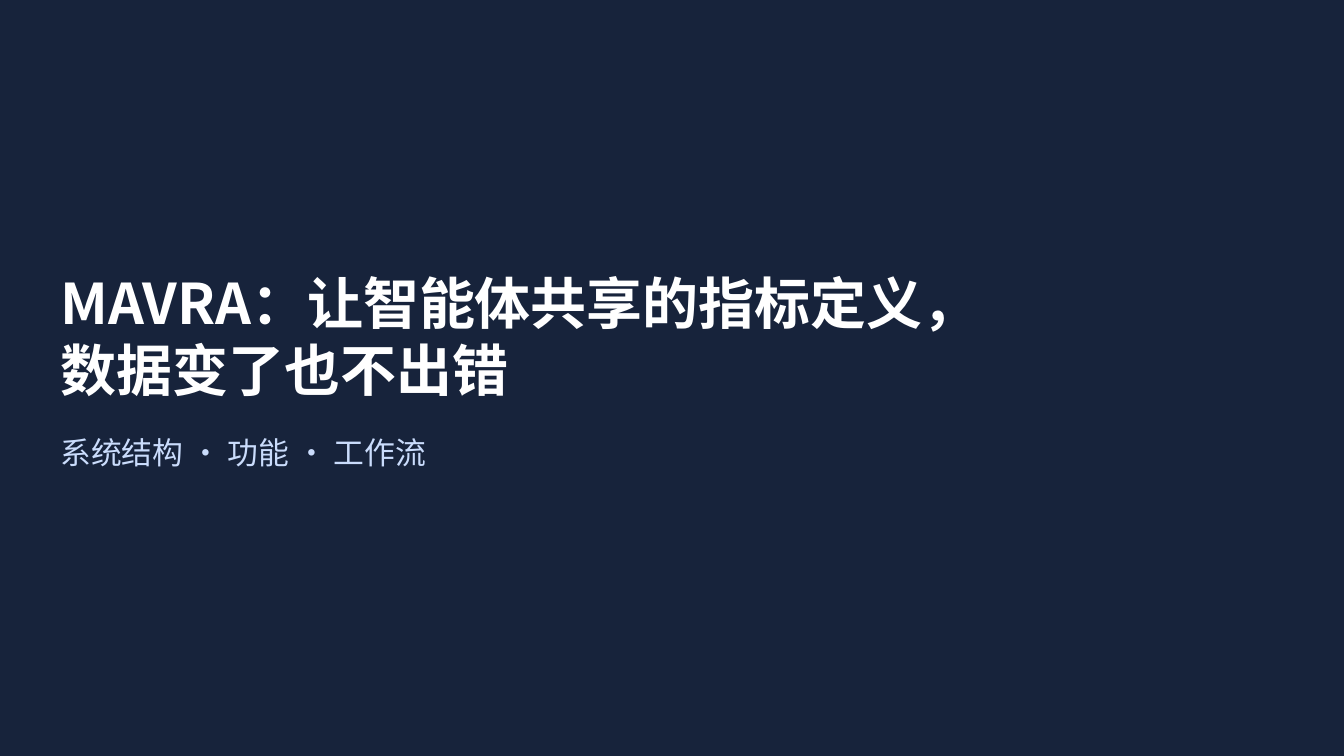
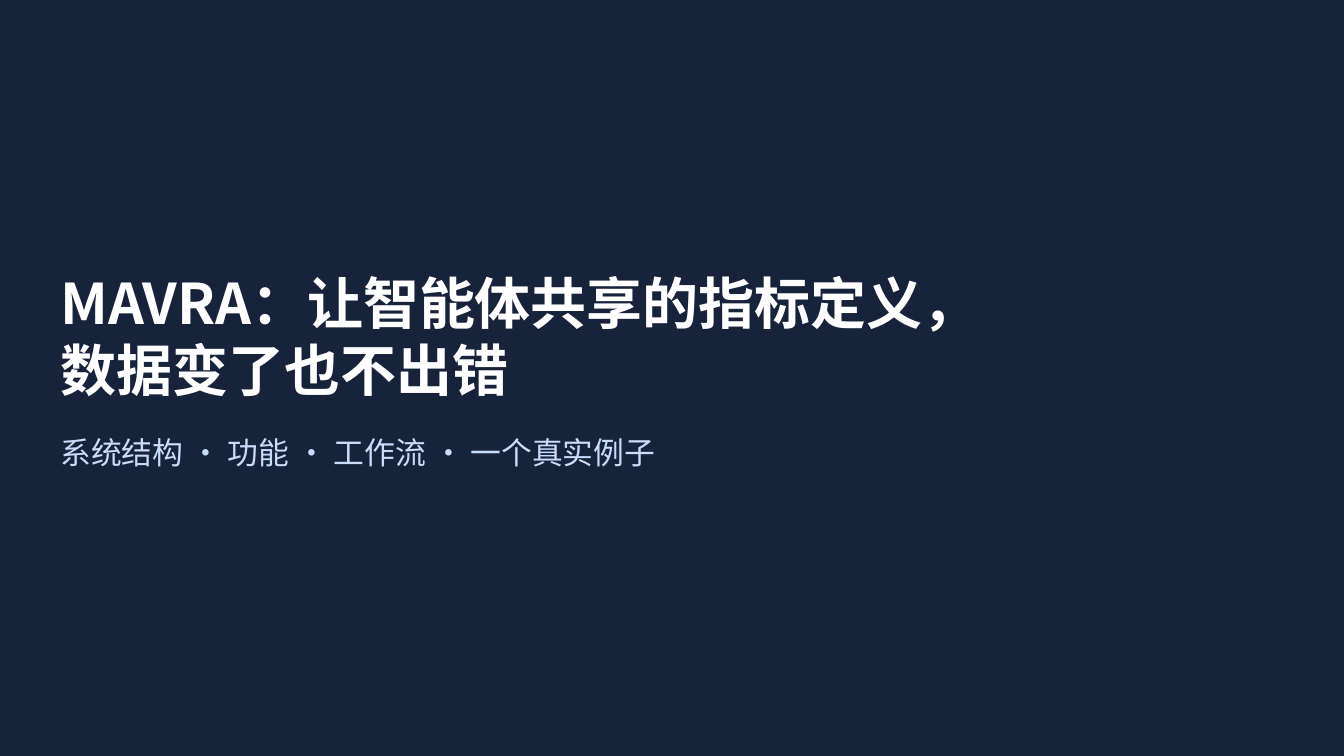
Before and after one commit to mmmttt000045/agent4db-adapter, a slide deck: slide 1 of docs/mavra-system.pptx. Drawn at 1344x756 pixels with LibreOffice and Linux fonts; fonts in the diff are those of the drawing. Boxes give left, top, right and bottom in pixels: in the first picture for what was removed or moved away, otherwise in the second. Text is boxed around its words. In the diff, an @@ line names an element or a change of style, - is before the commit and + after.

```diff
--- a/docs/mavra-system.pptx
+++ b/docs/mavra-system.pptx
@@ text at bbox=[60, 438, 655, 467]: text changed @@
-系统结构 · 功能 · 工作流
+系统结构 · 功能 · 工作流 · 一个真实例子
```
Also in this commit, not shown: 2 other slides changed, 4 slides added, 19 other files.
